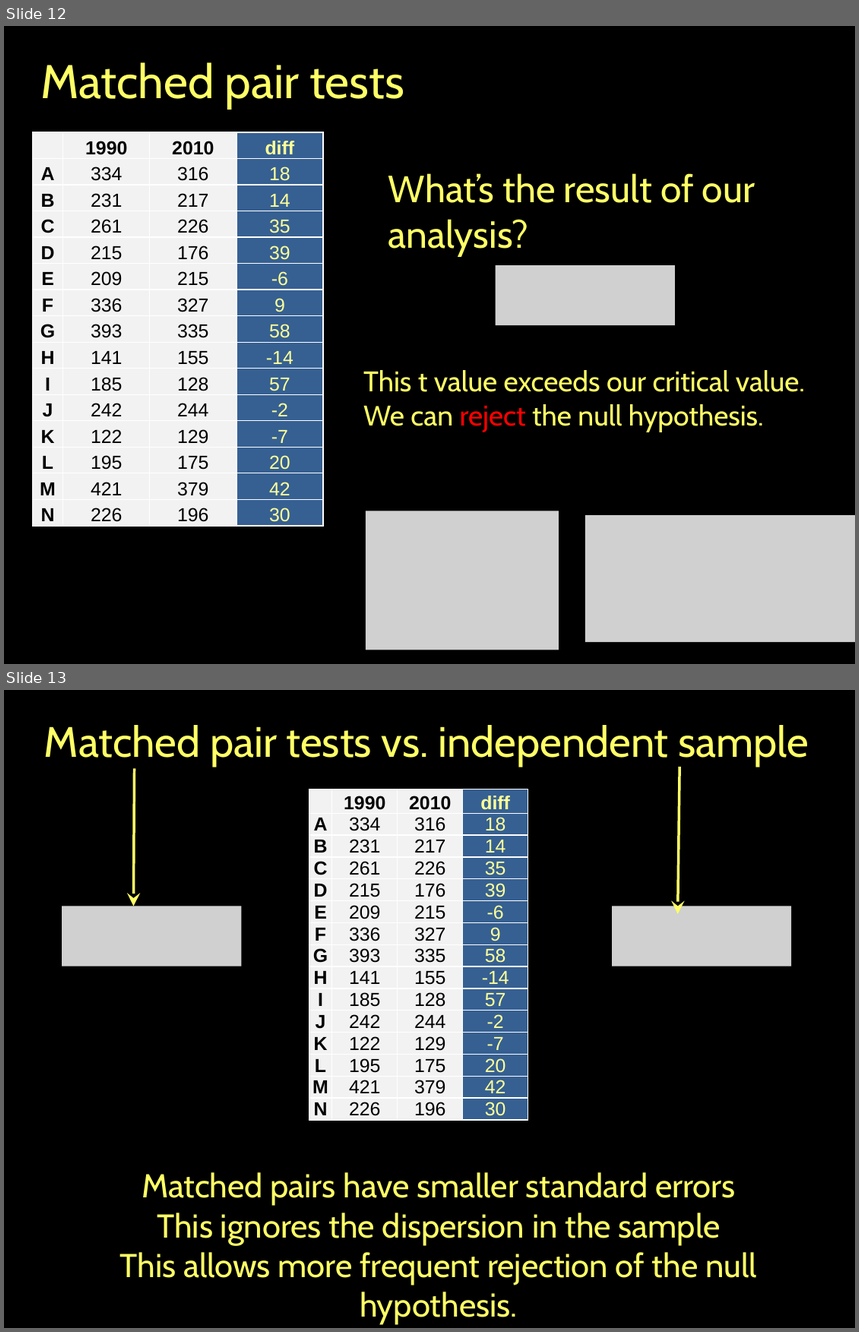
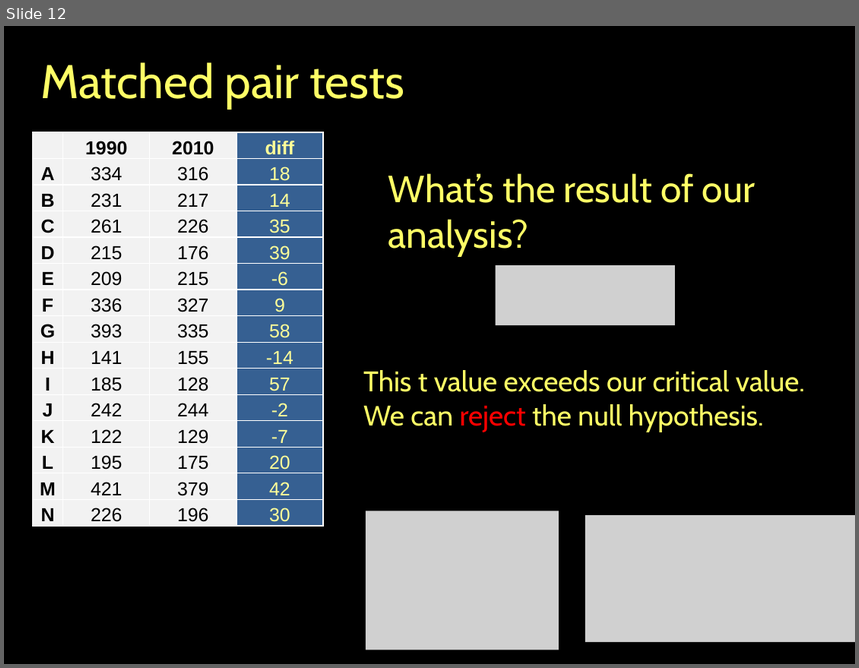
Before and after one commit to jshannon75/geog4300, a slide deck: Slides/Geog4300 Fa17 Lecture 11-1 Matched two sample tests.pptx. Shown one above the other, each under a label of ours: slides 12 and 13 before the commit, slide 12 after it. The pictures are 859x1332 and 859x668 pixels, drawn with LibreOffice and Linux fonts; fonts in the diff are those of the drawing; grey boxes stand for pictures. Boxes give left, top, right and bottom in pixels: in the first picture for what was removed or moved away, otherwise in the second. Text is boxed around its words. In the diff, an @@ line names an element or a change of style, - is before the commit and + after.

```diff
--- a/Slides/Geog4300 Fa17 Lecture 11-1 Matched two sample tests.pptx
+++ b/Slides/Geog4300 Fa17 Lecture 11-1 Matched two sample tests.pptx
@@ slide 13 removed at [4, 690, 855, 1328], background #000000 @@
@@ text removed at [44, 725, 809, 767] @@
-Matched pair tests vs. independent sample
@@ arrow removed from (134, 768) to (133, 906) @@
@@ arrow removed from (680, 767) to (678, 914) @@
@@ table removed at [309, 790, 528, 1144], 15 rows, 4 columns @@
- | 1990 | 2010 | diff
-A | 334 | 316 | 18
-B | 231 | 217 | 14
-C | 261 | 226 | 35
-D | 215 | 176 | 39
-E | 209 | 215 | -6
-F | 336 | 327 | 9
-G | 393 | 335 | 58
-H | 141 | 155 | -14
-I | 185 | 128 | 57
-J | 242 | 244 | -2
-K | 122 | 129 | -7
-L | 195 | 175 | 20
-M | 421 | 379 | 42
-N | 226 | 196 | 30
@@ picture removed at [62, 906, 241, 967] @@
@@ picture removed at [612, 906, 791, 967] @@
@@ text removed at [120, 1173, 757, 1285] @@
-Matched pairs have smaller standard errors
-This ignores the dispersion in the sample
-This allows more frequent rejection of the null hypothesis.
```
Also in this commit, not shown: 1 slide added, 2 other files.
